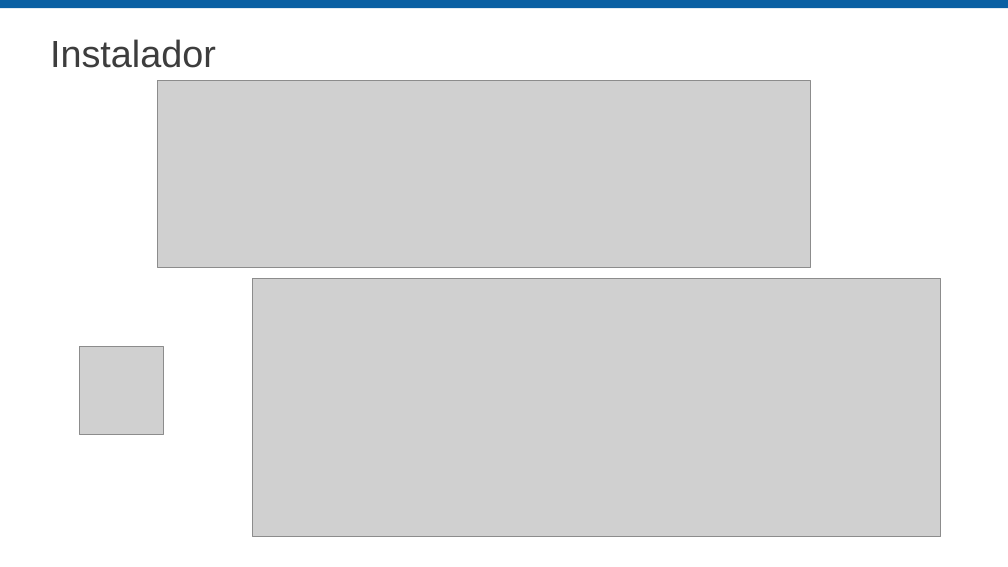
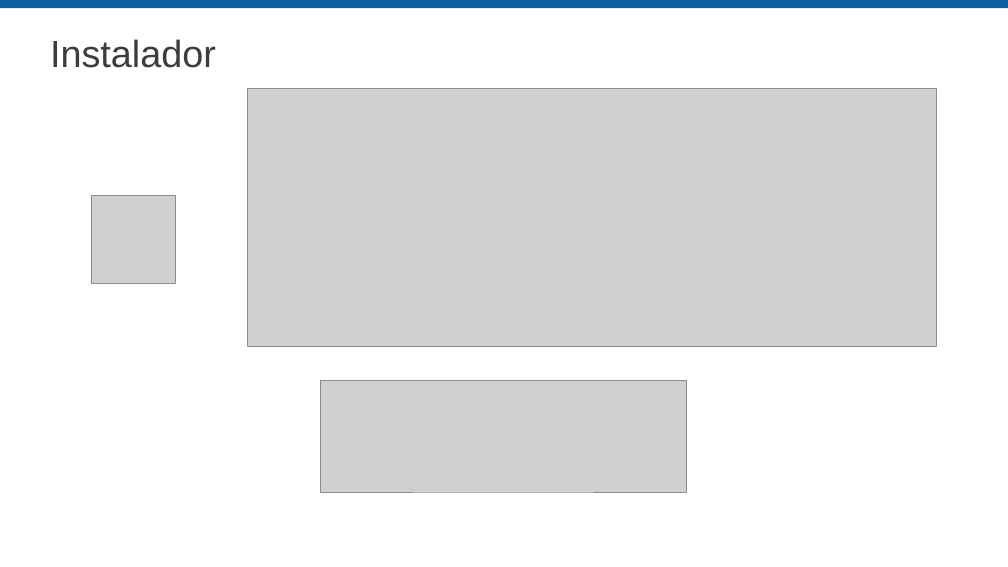
Before and after one commit to belleorlandi/Intern_Project_IO, a slide deck: slide 15 of MVP/MVP04-05/Apresentação MVP04-05.pptx. Drawn at 1008x567 pixels with LibreOffice and Linux fonts; fonts in the diff are those of the drawing; grey boxes stand for pictures; background and template pictures are left out. Boxes give left, top, right and bottom in pixels: in the first picture for what was removed or moved away, otherwise in the second. Text is boxed around its words. In the diff, an @@ line names an element or a change of style, - is before the commit and + after.

Commit message:
1. Inclusão de uma figura à apresentação de slides do MVP

```diff
--- a/MVP/MVP04-05/Apresentação MVP04-05.pptx
+++ b/MVP/MVP04-05/Apresentação MVP04-05.pptx
@@ picture removed at (158, 81, 811, 268) @@
@@ picture: place and size @@
-picture at (253, 278, 941, 537)
+picture at (248, 88, 936, 347)
@@ picture: place and size @@
-picture at (79, 346, 163, 435)
+picture at (91, 195, 175, 284)
@@ picture added at (321, 380, 687, 492) @@
```
